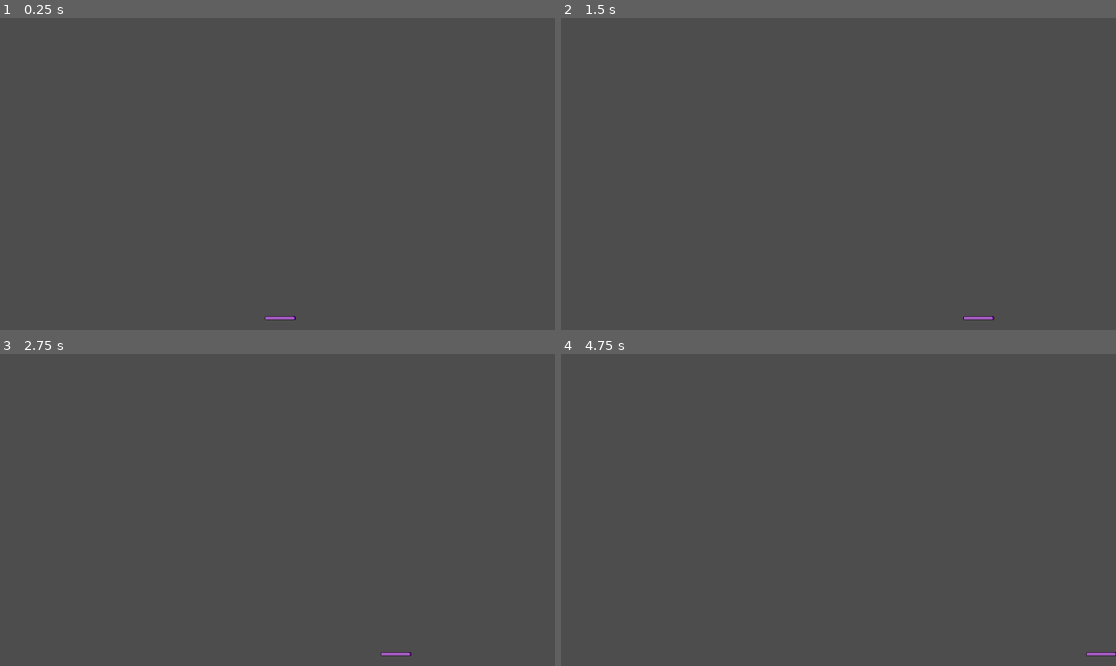
Above: before the commit, frames 1-4 (two rows, left to right).
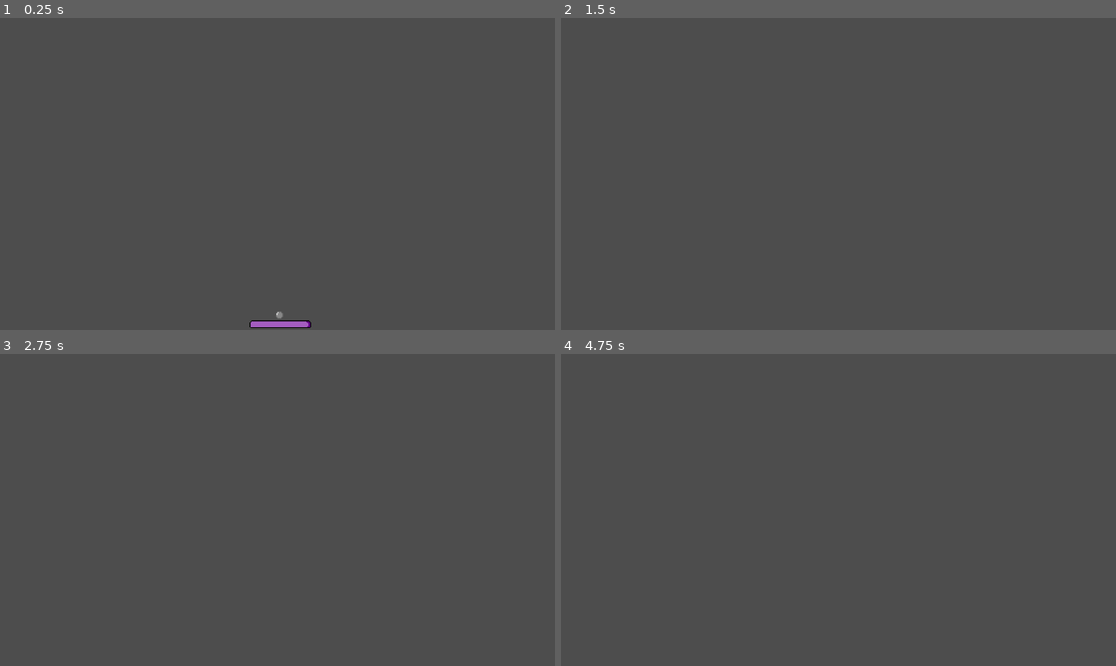
Above: after the commit, the same moments.

Repository: Morswin/Brick-Smasher
Game: Godot game, scene res://game_loop.tscn
The game is run twice, just before and just after one commit, with the same random seed, the same clock (stepped at 60 frames per second) and the same inputs.
Inputs:
- Up to frame 1 (0.25 s): no input
- Up to frame 2 (1.5 s): tap Enter (ui_accept) at 0.5, 0.77, 1.25 s; hold Right (ui_right) from 0.53 s (still down)
- Up to frame 3 (2.75 s): tap Enter (ui_accept) at 1.52, 2 s; release Right (ui_right) at 2.03 s; hold Left (ui_left) from 2.03 s (still down)
- Up to frame 4 (4.75 s): tap Enter (ui_accept) at 2.75, 3.02, 3.5, 3.77, 4.25, 4.52 s; release Left (ui_left) at 2.78 s; hold Right (ui_right) 2.78-4.28 s; hold Left (ui_left) from 4.28 s (still down)

The runs differ from the first frame. In frame 1, 0.4% of the frame differs, in the area x 44-57%, y 94-100%; in frame 2, less than 0.1%; in frame 3, less than 0.1%; in frame 4, less than 0.1%.

Commit message:
Added a ball

Diff:
--- /dev/null
+++ b/ball/ball.gd
@@ -0,0 +1,11 @@
+extends RigidBody2D
+
+
+# Called when the node enters the scene tree for the first time.
+func _ready():
+	pass # Replace with function body.
+
+
+# Called every frame. 'delta' is the elapsed time since the previous frame.
+func _process(delta):
+	pass
--- /dev/null
+++ b/ball/ball.tscn
@@ -0,0 +1,18 @@
+[gd_scene load_steps=4 format=3 uid="uid://jdpoenn4h3sd"]
+
+[ext_resource type="Script" path="res://ball/ball.gd" id="1_kmj2b"]
+[ext_resource type="Texture2D" uid="uid://cya5wlt7hhbts" path="res://graphics/balls/defaul_ball.png" id="2_2nhk2"]
+
+[sub_resource type="RectangleShape2D" id="RectangleShape2D_ov02a"]
+size = Vector2(16, 16)
+
+[node name="ball" type="RigidBody2D"]
+script = ExtResource("1_kmj2b")
+
+[node name="CollisionShape2D" type="CollisionShape2D" parent="."]
+shape = SubResource("RectangleShape2D_ov02a")
+
+[node name="DefaulBall" type="Sprite2D" parent="."]
+texture_filter = 1
+scale = Vector2(2, 2)
+texture = ExtResource("2_2nhk2")
--- a/deflector/deflector.gd
+++ b/deflector/deflector.gd
@@ -8,7 +8,7 @@
 #var gravity = ProjectSettings.get_setting("physics/2d/default_gravity")
 
 
-func _physics_process(delta):
+func _physics_process(_delta):
 	# Add the gravity.
 	#if not is_on_floor():
 		#velocity.y += gravity * delta
--- a/deflector/deflector.tscn
+++ b/deflector/deflector.tscn
@@ -4,17 +4,18 @@
 [ext_resource type="Texture2D" uid="uid://ds6k370dgoml5" path="res://graphics/deflector/deflector_0.png" id="1_n0no5"]
 
 [sub_resource type="RectangleShape2D" id="RectangleShape2D_aqmjn"]
-size = Vector2(64, 8)
+size = Vector2(128, 16)
 
 [node name="deflector" type="CharacterBody2D"]
 script = ExtResource("1_jt164")
 
+[node name="Deflector0" type="Sprite2D" parent="."]
+texture_filter = 1
+scale = Vector2(2, 2)
+texture = ExtResource("1_n0no5")
+
 [node name="CollisionShape2D" type="CollisionShape2D" parent="."]
 shape = SubResource("RectangleShape2D_aqmjn")
-
-[node name="Deflector0" type="Sprite2D" parent="."]
-texture_filter = 1
-texture = ExtResource("1_n0no5")
 
 [node name="LeftMarker" type="Marker2D" parent="."]
 position = Vector2(-32, -4)
--- a/game_loop.tscn
+++ b/game_loop.tscn
@@ -1,8 +1,14 @@
-[gd_scene load_steps=2 format=3 uid="uid://dbb48vxjrl16r"]
+[gd_scene load_steps=3 format=3 uid="uid://dbb48vxjrl16r"]
 
 [ext_resource type="PackedScene" uid="uid://cpkvgqw024kep" path="res://deflector/deflector.tscn" id="1_t2grt"]
+[ext_resource type="PackedScene" uid="uid://jdpoenn4h3sd" path="res://ball/ball.tscn" id="2_8mk78"]
 
 [node name="game loop" type="Node2D"]
 
 [node name="deflector" parent="." instance=ExtResource("1_t2grt")]
 position = Vector2(582, 623)
+
+[node name="balls" type="Node2D" parent="."]
+
+[node name="ball" parent="balls" instance=ExtResource("2_8mk78")]
+position = Vector2(580, 592)
